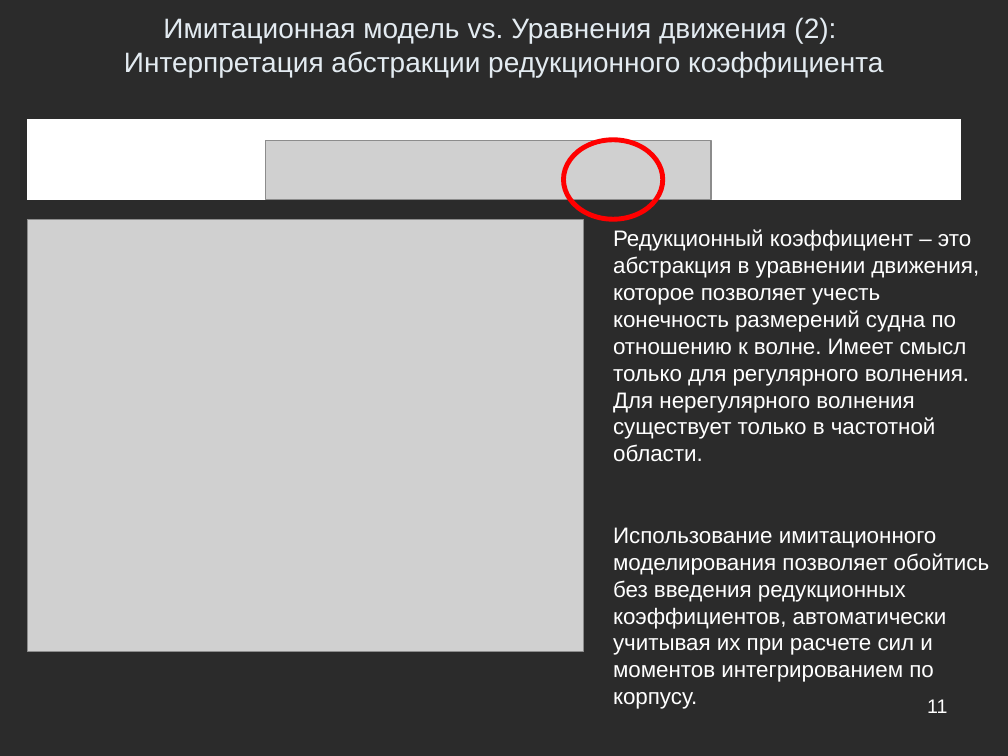
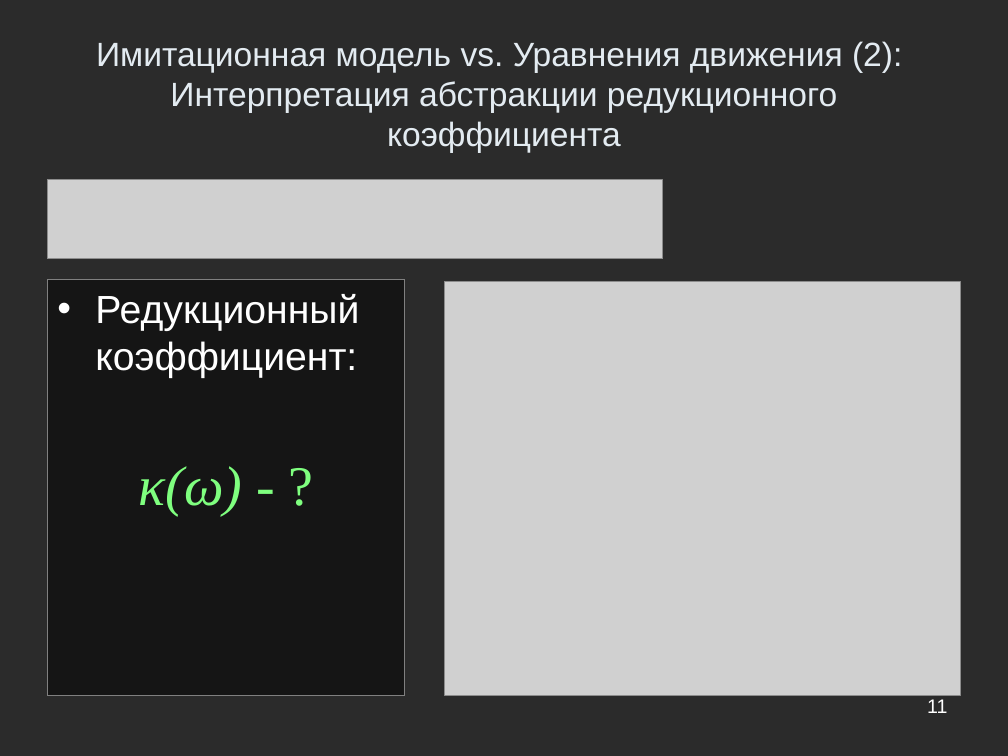
Before and after one commit to Jacobi20/nano-vis, a slide deck: slide 11 of ship_sim/docs/conf_hpc2010/hpc2010_navy_2.ppt. Drawn at 1008x756 pixels with LibreOffice and Linux fonts; fonts in the diff are those of the drawing; grey boxes stand for pictures; background and template pictures are left out; a plain dark background stands for a picture behind light text. Boxes give left, top, right and bottom in pixels: in the first picture for what was removed or moved away, otherwise in the second. Text is boxed around its words. In the diff, an @@ line names an element or a change of style, - is before the commit and + after.

Commit message:
Dev: HPC 2010

```diff
--- a/ship_sim/docs/conf_hpc2010/hpc2010_navy_2.ppt
+++ b/ship_sim/docs/conf_hpc2010/hpc2010_navy_2.ppt
@@ title "Имитационная модель vs. Уравнения движения ..." moved from (x1=124, y1=17, x2=883, y2=77) to (x1=96, y1=41, x2=902, y2=153) @@
@@ title "Имитационная модель vs. Уравнения движения ..." at (x1=96, y1=41, x2=902, y2=153): size 20 to 24 pt @@
@@ rectangle removed at (x1=27, y1=120, x2=960, y2=200) @@
@@ ellipse removed at (x1=563, y1=140, x2=662, y2=220) @@
@@ picture resized from (x1=266, y1=140, x2=712, y2=200) to (x1=47, y1=179, x2=662, y2=258) @@
@@ text removed at (x1=613, y1=229, x2=990, y2=709) @@
-Редукционный коэффициент – это абстракция в уравнении движения, которое позволяет учесть конечность размерений судна по отношению к волне. Имеет смысл только для регулярного волнения. Для нерегулярного волнения существует только в частотной области.
-Использование имитационного моделирования позволяет обойтись без введения редукционных коэффициентов, автоматически учитывая их при расчете сил и моментов интегрированием по корпусу.
@@ text added at (x1=47, y1=279, x2=404, y2=696), fill #000000 at 50% opacity, outline #808080 0.74 pt, 28 pt, text #FFFFFF @@
+• Редукционный коэффициент:
+κ(ω) - ?
@@ picture resized from (x1=27, y1=220, x2=583, y2=652) to (x1=445, y1=281, x2=961, y2=696) @@
```
Also in this commit, not shown: 10 other slides changed, 2 slides added, 2 slides removed.
